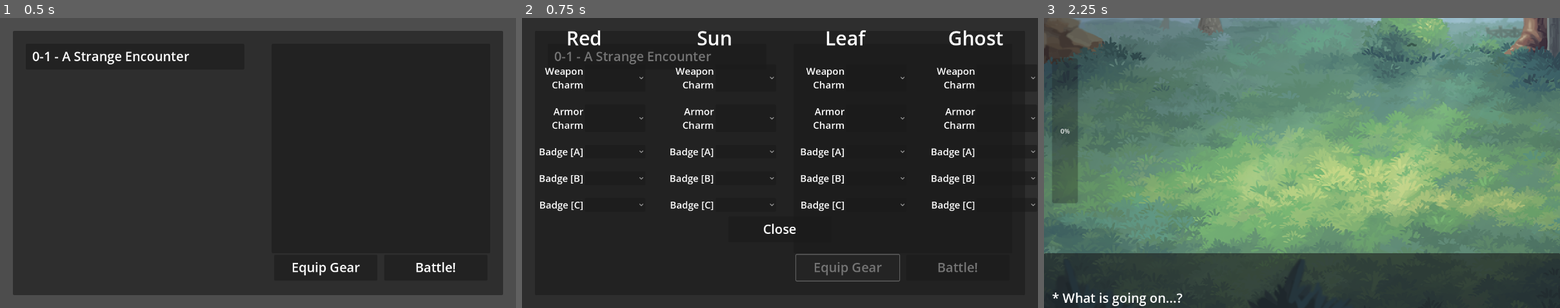
Above: before the commit, frames 1-3 (left to right).
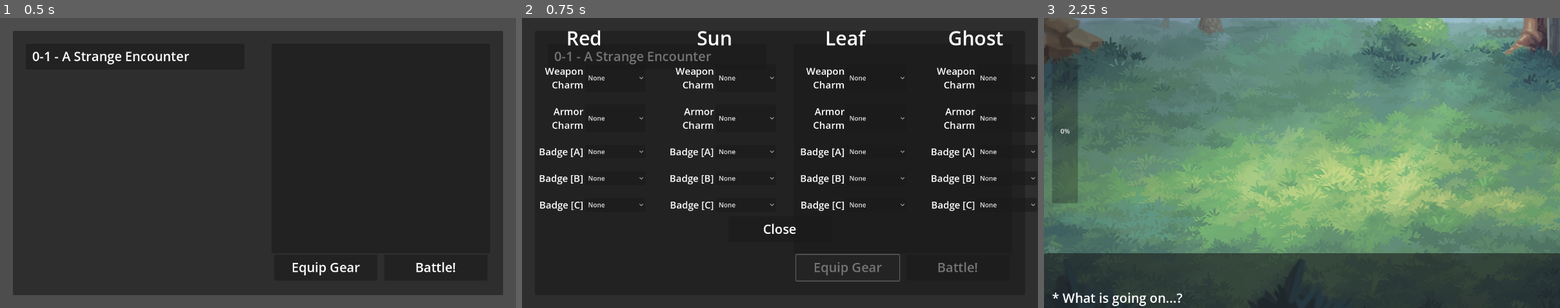
Above: after the commit, the same moments.

Repository: YuriPrickles/scarlet-summit
Game: Godot game, scene res://scenes/battle_select.tscn
Same seed, same stepped clock (60 frames per second), same inputs: the game is played once before the commit and once after it. The engine's default icon, where the game draws it, is replaced by a stand-in: a white triangle on a blue panel in a dark square.
Inputs (mouse positions are in pixels of both pictures, inside the frame that each line leads up to):
- Up to frame 1 (0.5 s): no input
- Up to frame 2 (0.75 s): click (847, 267) at 0.5 s
- Up to frame 3 (2.25 s): click (1302, 229) at 1.25 s; click (1477, 267) at 2 s

Frame 1 is identical in both runs. In frame 2, 0.7% of the frame differs, in the area x 12-92%, y 19-66%; in frame 3, nothing differs.
Error in both runs: Invalid type in function 'set_battle_comment' in base 'Control (battle_ui.gd)'. Cannot convert argument 1 from Nil to String. (res://scenes/battle.gd:19)

Commit message:
Finished equipment system

Diff:
--- a/ids/character_ids.gd
+++ b/ids/character_ids.gd
@@ -28,5 +28,9 @@
 
 enum CharmID {
 	None,
-	ThornHeart
+	ThornHeart,
+	SodPlating,
+	RindGrinder,
+	CropClock,
+	AbundantSoils
 }
--- a/scenes/battle.gd
+++ b/scenes/battle.gd
@@ -55,7 +55,7 @@
 		else:
 			b.turn_status(true)
 	if all_enemies_down:
-		if not State.levels_beaten[State.current_level_position]:
+		if not State.levels_beaten[State.current_level_position] and State.current_reward.charm_ID != ID.CharmID.None:
 			var charmtionary:Dictionary
 			charmtionary[State.current_reward] = true
 			State.unlocked_charms[State.current_reward.charm_ID] = charmtionary
--- a/scenes/char_equip_container.gd
+++ b/scenes/char_equip_container.gd
@@ -1,9 +1,10 @@
+class_name CharEquipContainer
 extends MarginContainer
 
 var char_data:Character
 @onready var charname = $VBoxContainer/CharName
-@onready var wep_charmlist = $VBoxContainer/WepCharm/WeaponCharmList
-@onready var armor_charmlist = $VBoxContainer/ArmorCharm/ArmorCharmList
+@onready var wep_charmlist:OptionButton = $VBoxContainer/WepCharm/WeaponCharmList
+@onready var armor_charmlist:OptionButton = $VBoxContainer/ArmorCharm/ArmorCharmList
 @onready var badge_a:OptionButton = $VBoxContainer/BadgeA/BadgeListA
 @onready var badge_b:OptionButton = $VBoxContainer/BadgeB/BadgeListB
 @onready var badge_c:OptionButton = $VBoxContainer/BadgeC/BadgeListC
@@ -12,7 +13,16 @@
 	charname.text = "[font_size=48][center]%s" % char_data.display_name
 	for charmtionary:Dictionary in State.unlocked_charms.values():
 		for charm:Charm in charmtionary.keys():
-			if charmtionary.get(charm):
+			if charmtionary.get(charm) and (charm.charm_type == Charm.CharmType.None or charm.charm_type == Charm.CharmType.Weapon):
+				wep_charmlist.add_item(charm.charm_name,charm.charm_ID)
+			if charmtionary.get(charm) and (charm.charm_type == Charm.CharmType.None or charm.charm_type == Charm.CharmType.Armor):
+				armor_charmlist.add_item(charm.charm_name,charm.charm_ID)
+			if charmtionary.get(charm) and (charm.charm_type == Charm.CharmType.None or charm.charm_type == Charm.CharmType.Badge):
 				badge_a.add_item(charm.charm_name,charm.charm_ID)
 				badge_b.add_item(charm.charm_name,charm.charm_ID)
 				badge_c.add_item(charm.charm_name,charm.charm_ID)
+
+func update_equippable(charm_index:int):
+	var char_eq_screen = get_parent()
+	if char_eq_screen.is_charm_equipped(charm_index):
+		pass
--- a/scenes/char_equip_container.tscn
+++ b/scenes/char_equip_container.tscn
@@ -108,3 +108,5 @@
 [node name="BadgeListC" type="OptionButton" parent="VBoxContainer/BadgeC"]
 layout_mode = 2
 size_flags_horizontal = 3
+
+[connection signal="item_selected" from="VBoxContainer/WepCharm/WeaponCharmList" to="." method="update_equippable"]
--- a/scenes/character_equip.gd
+++ b/scenes/character_equip.gd
@@ -1,3 +1,4 @@
+class_name CharEquipScreen
 extends Control
 
 @onready var party_eq_display = $PanelContainer/MarginContainer/VBoxContainer/PartyEquipmentDisplay
@@ -8,9 +9,34 @@
 		var char_equip_container = preload("res://scenes/char_equip_container.tscn").instantiate()
 		char_equip_container.char_data = char
 		party_eq_display.add_child(char_equip_container)
+	for char_eq:CharEquipContainer in party_eq_display.get_children():
+		for charm_ID in State.attached_charms.values():
+			char_eq.wep_charmlist.select(char_eq.wep_charmlist.get_item_index(charm_ID[0]))
+			char_eq.armor_charmlist.select(char_eq.armor_charmlist.get_item_index(charm_ID[1]))
+			char_eq.badge_a.select(char_eq.badge_a.get_item_index(charm_ID[2]))
+			char_eq.badge_b.select(char_eq.badge_b.get_item_index(charm_ID[3]))
+			char_eq.badge_c.select(char_eq.badge_c.get_item_index(charm_ID[4]))
 
 func _on_button_pressed() -> void:
-	for char_eq in party_eq_display.get_children():
-		State.attached_charms
+	for char_eq:CharEquipContainer in party_eq_display.get_children():
+		State.attached_charms[char_eq.char_data.display_name] = [
+			char_eq.wep_charmlist.get_item_id(char_eq.wep_charmlist.selected),
+			char_eq.armor_charmlist.get_item_id(char_eq.armor_charmlist.selected),
+			char_eq.badge_a.get_item_id(char_eq.badge_a.selected),
+			char_eq.badge_b.get_item_id(char_eq.badge_b.selected),
+			char_eq.badge_c.get_item_id(char_eq.badge_c.selected)
+			]
 	queue_free()
 	pass # Replace with function body.
+
+func is_charm_equipped(charm_index:int) -> bool:
+	var is_equipped = false
+	for char_eq:CharEquipContainer in party_eq_display.get_children():
+		var option_array:Array[OptionButton] = [char_eq.wep_charmlist,char_eq.armor_charmlist,char_eq.badge_a,char_eq.badge_b,char_eq.badge_c]
+		for option:OptionButton in option_array:
+			if option.get_item_id(charm_index) == ID.CharmID.None:
+				return false
+			if option.get_item_id(charm_index) == option.get_item_id(charm_index):
+				option.set_item_disabled(charm_index,true)
+				is_equipped = true
+	return is_equipped
--- a/scripts/State.gd
+++ b/scripts/State.gd
@@ -25,7 +25,10 @@
 var select_circle_held:SelectCircle
 
 func _ready() -> void:
-
+	var none_charm:Charm = preload("res://stats/Charms/None.tres")
+	var charmtionary:Dictionary
+	charmtionary[none_charm] = true
+	State.unlocked_charms[none_charm.charm_ID] = charmtionary
 	levels_beaten.resize(500)
 	levels_beaten.fill(false)
 func set_battler_arrays(array, e_array):
--- a/scripts/base_encounter.gd
+++ b/scripts/base_encounter.gd
@@ -12,4 +12,4 @@
 	load("res://stats/Characters/TwistingTree.tres"),
 	load("res://stats/Characters/ShadeLady.tres")
 ]
-@export var completion_reward:Charm
+@export var completion_reward:Charm = preload("res://stats/Charms/None.tres")
--- /dev/null
+++ b/stats/Charms/AbundantSoils.tres
@@ -0,0 +1,10 @@
+[gd_resource type="Resource" script_class="Charm" load_steps=2 format=3 uid="uid://b854dttn4ctgs"]
+
+[ext_resource type="Script" uid="uid://bgioe3l50hrr8" path="res://scripts/base_charm.gd" id="1_x0gi3"]
+
+[resource]
+script = ExtResource("1_x0gi3")
+charm_ID = 1
+charm_name = "Abundant Soils"
+charm_type = 3
+metadata/_custom_type_script = "uid://bgioe3l50hrr8"
--- /dev/null
+++ b/stats/Charms/CropClock.tres
@@ -0,0 +1,10 @@
+[gd_resource type="Resource" script_class="Charm" load_steps=2 format=3 uid="uid://iqj1sfhq0cyq"]
+
+[ext_resource type="Script" uid="uid://bgioe3l50hrr8" path="res://scripts/base_charm.gd" id="1_3k8uh"]
+
+[resource]
+script = ExtResource("1_3k8uh")
+charm_ID = 1
+charm_name = "Crop Clock"
+charm_type = 3
+metadata/_custom_type_script = "uid://bgioe3l50hrr8"
--- /dev/null
+++ b/stats/Charms/RindGrinder.tres
@@ -0,0 +1,10 @@
+[gd_resource type="Resource" script_class="Charm" load_steps=2 format=3 uid="uid://3j7nq55qjpb1"]
+
+[ext_resource type="Script" uid="uid://bgioe3l50hrr8" path="res://scripts/base_charm.gd" id="1_hyms4"]
+
+[resource]
+script = ExtResource("1_hyms4")
+charm_ID = 0
+charm_name = "Rind Grinder"
+charm_type = 1
+metadata/_custom_type_script = "uid://bgioe3l50hrr8"
--- /dev/null
+++ b/stats/Charms/SodPlating.tres
@@ -0,0 +1,10 @@
+[gd_resource type="Resource" script_class="Charm" load_steps=2 format=3 uid="uid://bcuk6mx0kwae3"]
+
+[ext_resource type="Script" uid="uid://bgioe3l50hrr8" path="res://scripts/base_charm.gd" id="1_prvpy"]
+
+[resource]
+script = ExtResource("1_prvpy")
+charm_ID = "SodPlating"
+charm_name = "Sod Plating"
+charm_type = 2
+metadata/_custom_type_script = "uid://bgioe3l50hrr8"
--- a/stats/Charms/ThornHeart.tres
+++ b/stats/Charms/ThornHeart.tres
@@ -4,7 +4,7 @@
 
 [resource]
 script = ExtResource("1_rihew")
-charm_ID = 0
+charm_ID = 1
 charm_name = "Thorn Heart"
 charm_type = 3
 metadata/_custom_type_script = "uid://bgioe3l50hrr8"
--- a/stats/Encounters/1-1.tres
+++ b/stats/Encounters/1-1.tres
@@ -1,5 +1,6 @@
-[gd_resource type="Resource" script_class="Encounter" load_steps=5 format=3 uid="uid://dahcpmwo8bdia"]
+[gd_resource type="Resource" script_class="Encounter" load_steps=6 format=3 uid="uid://dahcpmwo8bdia"]
 
+[ext_resource type="Resource" uid="uid://bc1r4rn425k7h" path="res://stats/Charms/None.tres" id="1_1m44w"]
 [ext_resource type="Script" uid="uid://c32pbvr848swd" path="res://scripts/base_enemy.gd" id="1_fpup7"]
 [ext_resource type="Texture2D" uid="uid://c143x5vdfjrba" path="res://icon.svg" id="1_xf1q5"]
 [ext_resource type="Resource" uid="uid://snsr562qju0j" path="res://stats/Enemies/Kickleaf.tres" id="2_fpup7"]
@@ -8,8 +9,9 @@
 [resource]
 script = ExtResource("3_ekq0q")
 enc_name = "1-1 - First Steps"
-enc_desc = "Level 1 Description"
+enc_desc = "How inconvenient... this journey was meant to be done alone. I didn't expect anyone to want to help."
 enc_pic = ExtResource("1_xf1q5")
 default_battle_comments = Array[String](["A battle begins!"])
 enemy_array = Array[ExtResource("1_fpup7")]([ExtResource("2_fpup7"), ExtResource("2_fpup7")])
 party = null
+completion_reward = ExtResource("1_1m44w")
